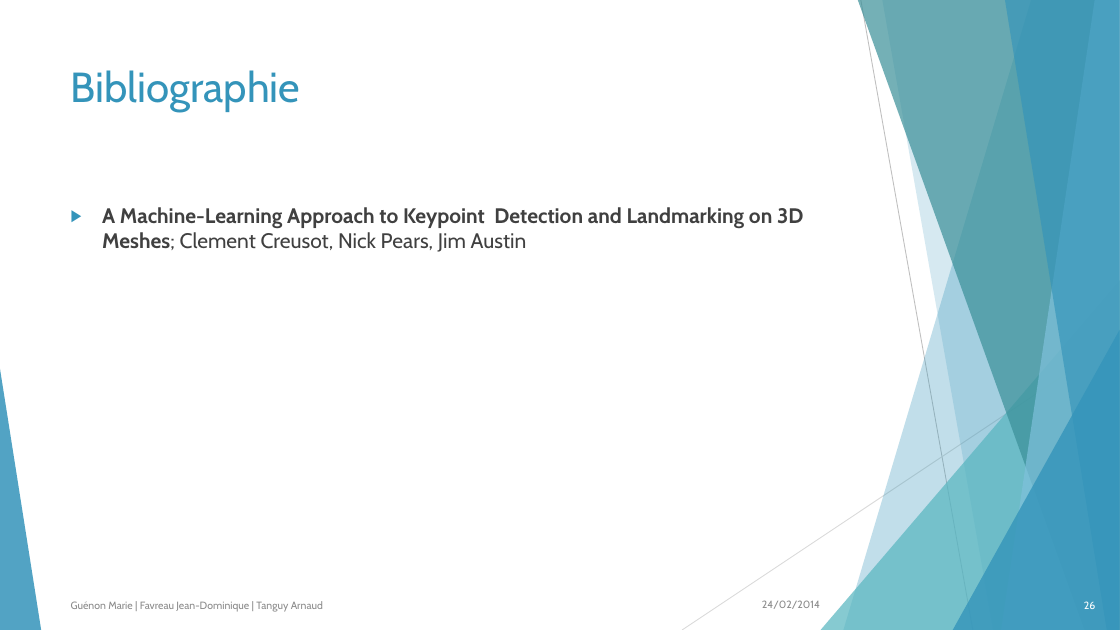
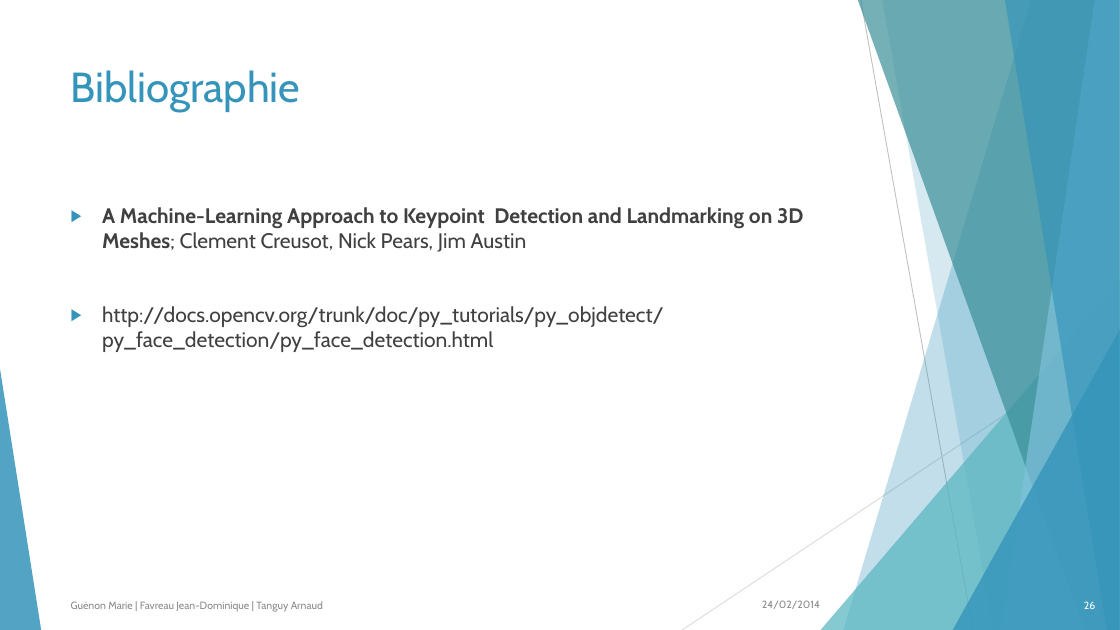
Before and after one commit to allaeia/indexation_image, a slide deck: slide 26 of article.pptx. Drawn at 1120x630 pixels with LibreOffice and Linux fonts; fonts in the diff are those of the drawing. Boxes give left, top, right and bottom in pixels: in the first picture for what was removed or moved away, otherwise in the second. Text is boxed around its words. In the diff, an @@ line names an element or a change of style, - is before the commit and + after.

```diff
--- a/article.pptx
+++ b/article.pptx
@@ text at (102, 306, 664, 352): paragraph added @@
+▶ http://docs.opencv.org/trunk/doc/py_tutorials/py_objdetect/py_face_detection/py_face_detection.html
```
Also in this commit, not shown: 1 other slide changed, 2 other files.
